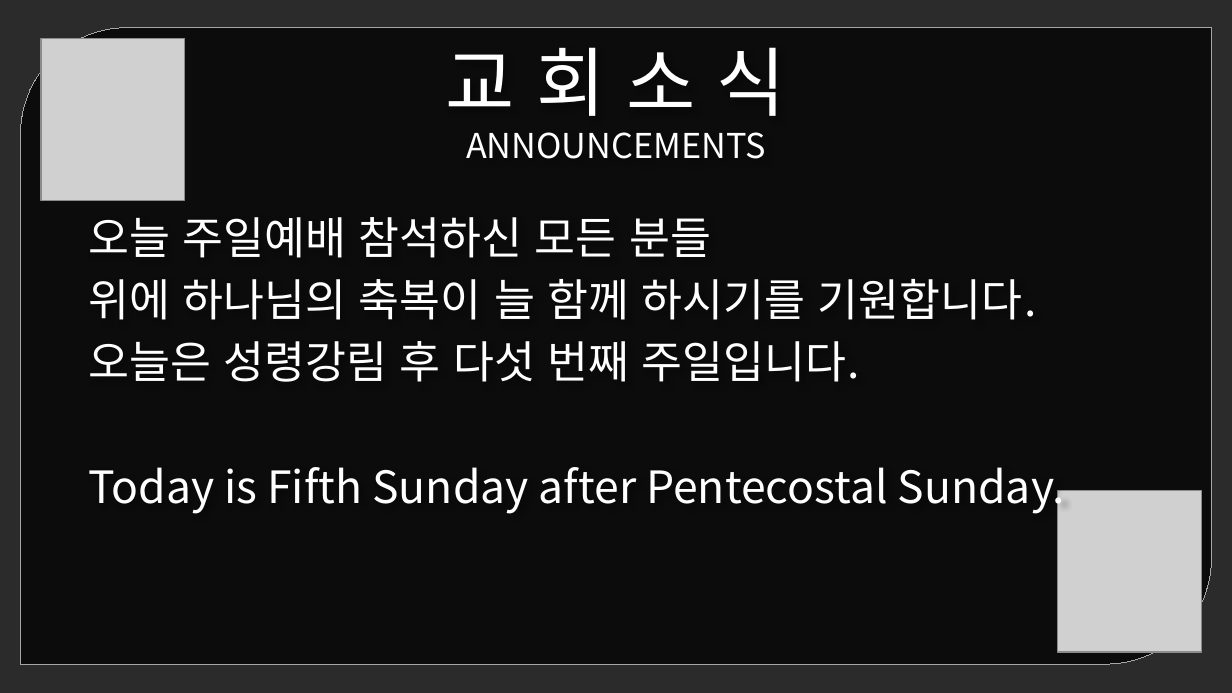
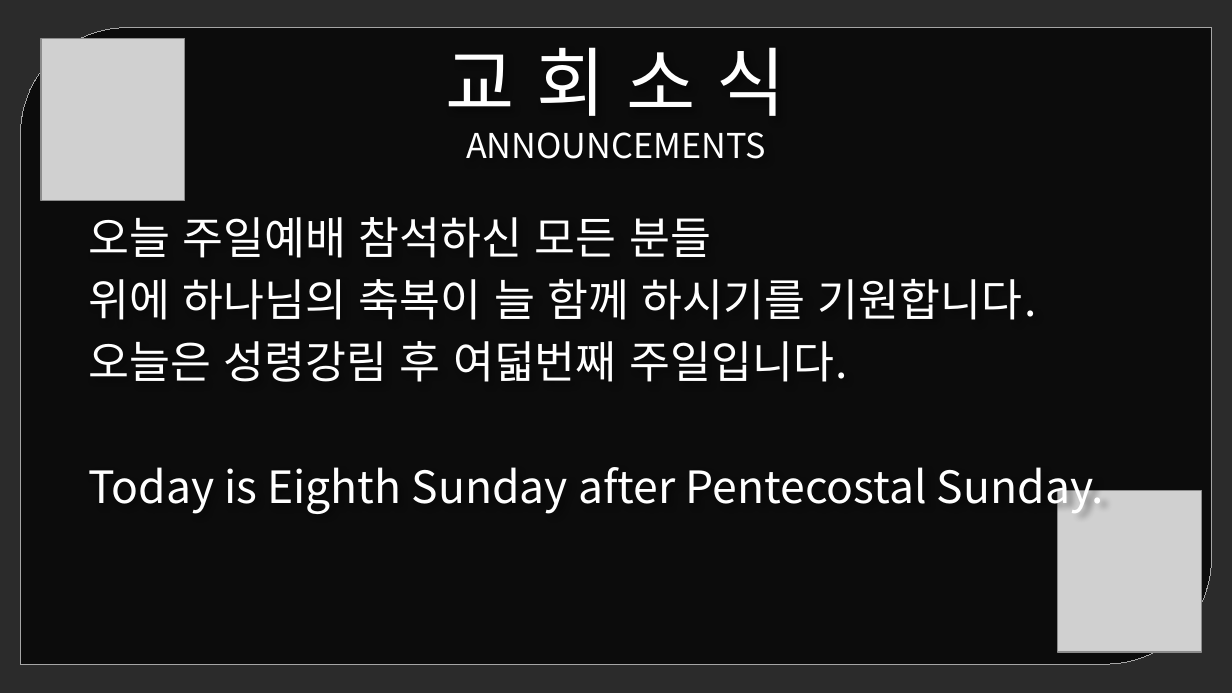
Before and after one commit to yosubcode/ppt, a slide deck: slide 39 of templates/Sunday_Template.pptx. Drawn at 1232x693 pixels with LibreOffice and Linux fonts; fonts in the diff are those of the drawing; grey boxes stand for pictures; background and template pictures are left out; a plain dark background stands for a picture behind light text. Boxes give left, top, right and bottom in pixels: in the first picture for what was removed or moved away, otherwise in the second. Text is boxed around its words. In the diff, an @@ line names an element or a change of style, - is before the commit and + after.

```diff
--- a/templates/Sunday_Template.pptx
+++ b/templates/Sunday_Template.pptx
@@ text at (x1=88, y1=341, x2=1104, y2=514): text changed @@
-오늘은 성령강림 후 다섯 번째 주일입니다.
-Today is Fifth Sunday after Pentecostal Sunday.
+오늘은 성령강림 후 여덟번째 주일입니다.
+Today is Eighth Sunday after Pentecostal Sunday.
```
Also in this commit, not shown: 3 other slides changed, 9 other files.
